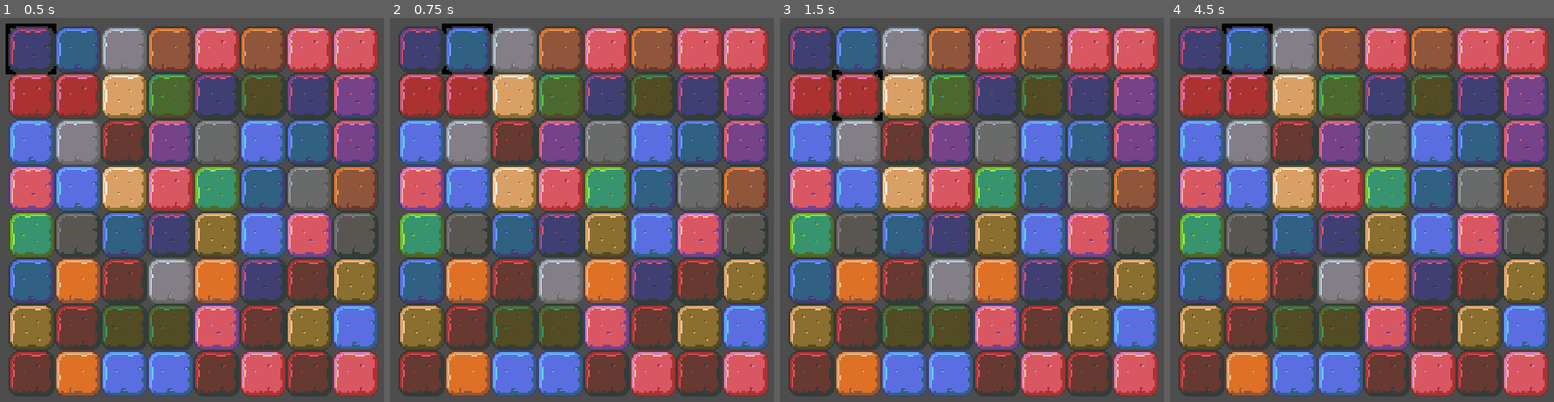
Above: before the commit, frames 1-4 (left to right).
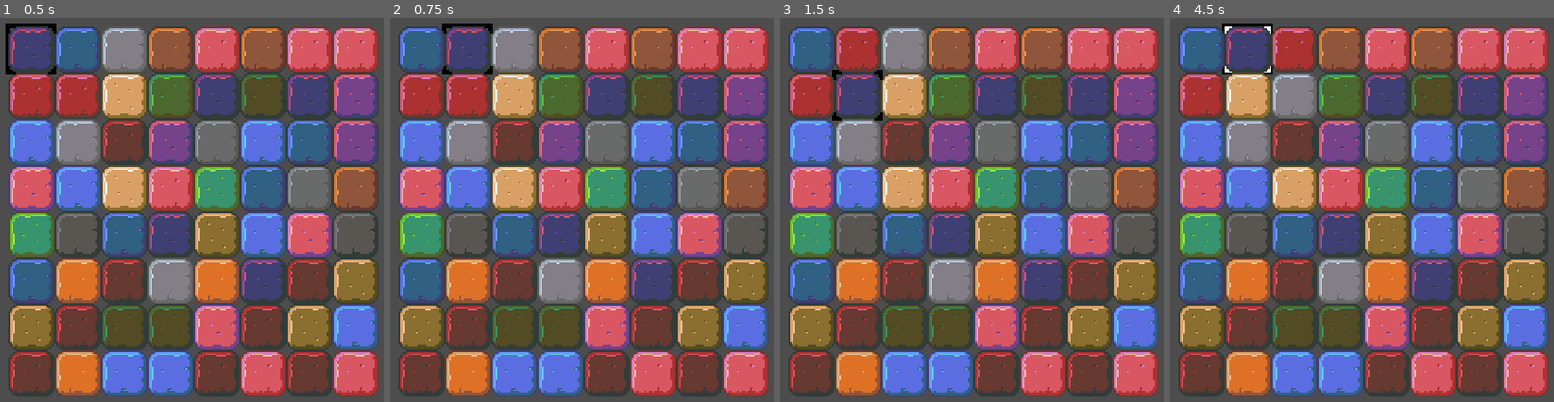
Above: after the commit, the same moments.

Repository: Mirror83/match-3
Game: Godot game, scene res://scenes/Board.tscn
Same seed, same stepped clock (60 frames per second), same inputs: the game is played once before the commit and once after it. The project has no main scene, so this scene is started directly.
Inputs:
- Up to frame 1 (0.5 s): no input
- Up to frame 2 (0.75 s): tap Enter (accept) at 0.5, 0.6 s; hold Right (right) from 0.53 s (still down)
- Up to frame 3 (1.5 s): tap Enter (accept) at 1.25, 1.35 s; release Right (right) at 1.28 s; hold Down (down) from 1.28 s (still down)
- Up to frame 4 (4.5 s): tap Enter (accept) at 2, 2.1, 2.75, 2.85, 3.5, 3.6, 4.25, 4.35 s; release Down (down) at 2.03 s; hold Right (right) 2.03-2.78 s; hold Up (up) 2.78-3.53 s; hold Left (left) from 3.53 s (still down)

Frame 1 is identical in both runs. In frame 2, 2.4% of the frame differs, in the area x 2-27%, y 2-14%; in frame 3, 3.7%; in frame 4, 6.7%, in the area x 2-39%, y 2-27%.

Commit message:
Added adjacent tile switching

Diff:
--- a/scenes/Board.gd
+++ b/scenes/Board.gd
@@ -10,6 +10,7 @@
 var board: Array[Array];
 
 var focused_tile_index: Vector2i;
+var selected_tile_index;
 
 var screen_size;
 var tile_size;
@@ -29,27 +30,65 @@
 
 func _process(_delta):
 	_manage_tile_focus()
+	_manage_tile_selection()
+
+
+func _manage_tile_selection():
+	if Input.is_action_just_pressed("accept"):
+		if (selected_tile_index == null):
+			_select_tile(focused_tile_index)
+		else:
+			if _can_swap(): _swap_tiles()
+
+func _can_swap():
+	var horizontally_adjacent = abs(selected_tile_index.y - focused_tile_index.y) == 1
+	var vertically_adjacent = abs(selected_tile_index.x - focused_tile_index.x) == 1
+
+	var in_same_row = selected_tile_index.x == focused_tile_index.x
+	var in_same_col =  selected_tile_index.y == focused_tile_index.y
+
+	return (horizontally_adjacent or vertically_adjacent) and (in_same_row or in_same_col)
+
+func _swap_tiles():
+	var selected_tile = _get_tile(selected_tile_index)
+	var focused_tile = _get_tile(focused_tile_index)
+
+	var temp = selected_tile
+	var temp_position = selected_tile.position
+
+	selected_tile.position = focused_tile.position
+	focused_tile.position = temp_position
+
+	_set_tile(selected_tile_index, focused_tile)
+	_set_tile(focused_tile_index, selected_tile)
+
+	selected_tile_index = null
+	queue_redraw()
 
 func _manage_tile_focus():
 	if Input.is_action_just_pressed("right"):
-		focused_tile_index.y += 1
-		focused_tile_index.y %= BOARD_SIZE
-		_focus_on_tile(focused_tile_index)
+		var tile_right_index = Vector2i(
+			focused_tile_index.x,
+			(focused_tile_index.y + 1) % BOARD_SIZE)
+		_focus_on_tile(tile_right_index)
 
 	elif Input.is_action_just_pressed("left"):
-		focused_tile_index.y -= 1
-		focused_tile_index.y %= BOARD_SIZE
-		_focus_on_tile(focused_tile_index)
+		var tile_left_ndx = Vector2i(
+			focused_tile_index.x,
+			(focused_tile_index.y - 1) % BOARD_SIZE)
+		_focus_on_tile(tile_left_ndx)
 
 	elif Input.is_action_just_pressed("down"):
-		focused_tile_index.x += 1
-		focused_tile_index.x %= BOARD_SIZE
-		_focus_on_tile(focused_tile_index)
+		var tile_below_ndx = Vector2i(
+			(focused_tile_index.x + 1) % BOARD_SIZE,
+			focused_tile_index.y)
+		_focus_on_tile(tile_below_ndx)
 
 	elif Input.is_action_just_pressed("up"):
-		focused_tile_index.x -= 1
-		focused_tile_index.x %= BOARD_SIZE
-		_focus_on_tile(focused_tile_index)
+		var tile_above_ndx = Vector2i(
+			(focused_tile_index.x - 1) % BOARD_SIZE,
+			focused_tile_index.y)
+		_focus_on_tile(tile_above_ndx)
 
 func _generate_tile_coords():
 	var coords: Array[Array] = []
@@ -95,13 +134,32 @@
 	return tile_board
 
 func _focus_on_tile(tile_index: Vector2i):
-	var tile = board[tile_index.x][tile_index.y]
-	tile.select()
+	focused_tile_index = tile_index
+	queue_redraw()
+
+func _select_tile(tile_index: Vector2i):
+	selected_tile_index = tile_index
 	queue_redraw()
 
 func _get_focused_tile():
-	return board[focused_tile_index.x][focused_tile_index.y]
+	return _get_tile(focused_tile_index)
+
+func _get_selected_tile():
+	var index = selected_tile_index
+	if (index == null): return null
+
+	return _get_tile(index)
+
+func _get_tile(index: Vector2i) -> Tile:
+	return board[index.x][index.y]
+
+func _set_tile(index: Vector2i, tile: Tile):
+	board[index.x][index.y] = tile
 
 func _draw():
 	var focused_tile = _get_focused_tile()
 	draw_rect(Rect2(focused_tile.position - focused_tile.tile_size / 2, tile_size), Color(0, 0, 0), false, 3)
+
+	var selected_tile = _get_selected_tile()
+	if (selected_tile != null):
+		draw_rect(Rect2(selected_tile.position - selected_tile.tile_size / 2, tile_size), Color(1, 1, 1), true)
